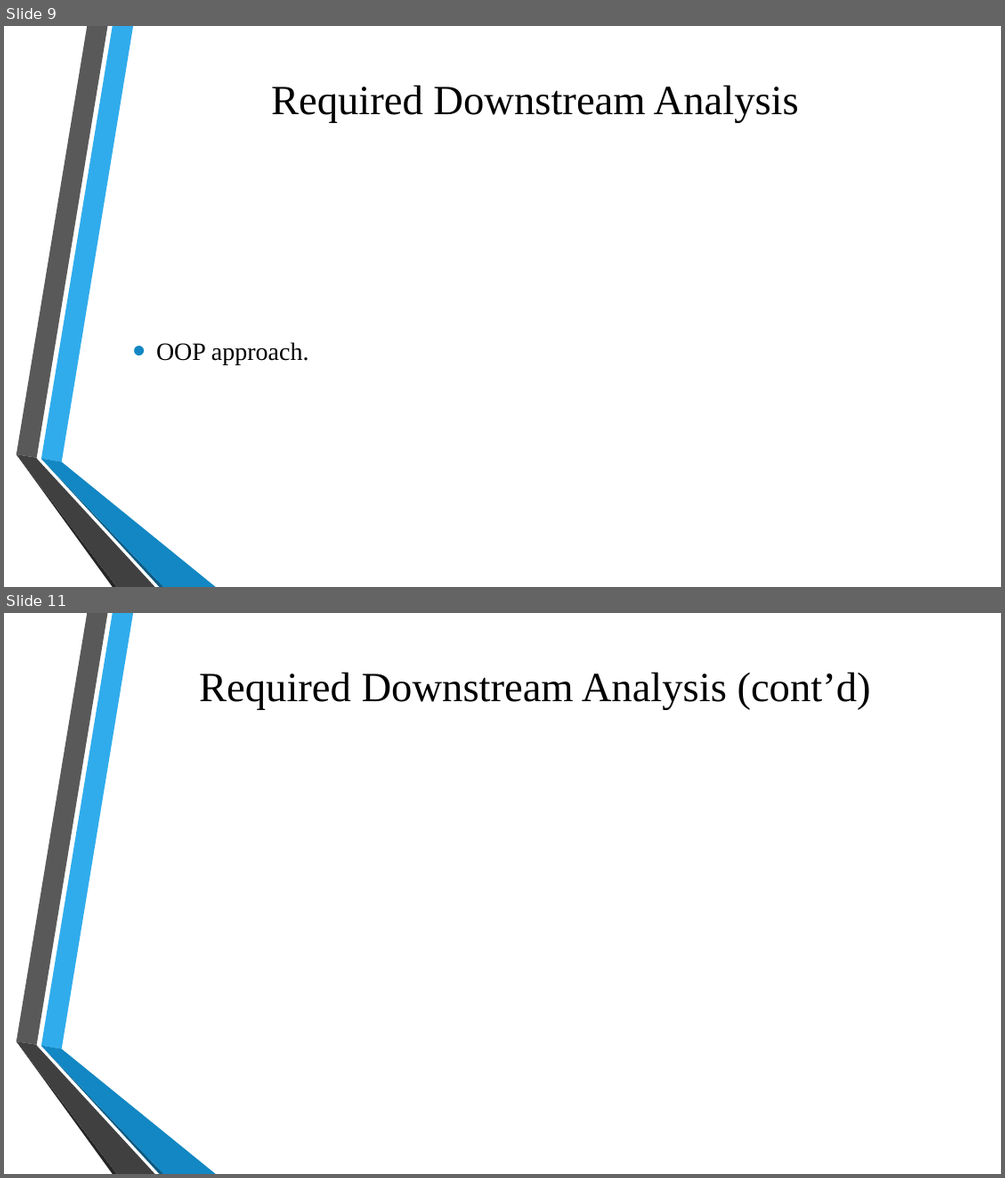
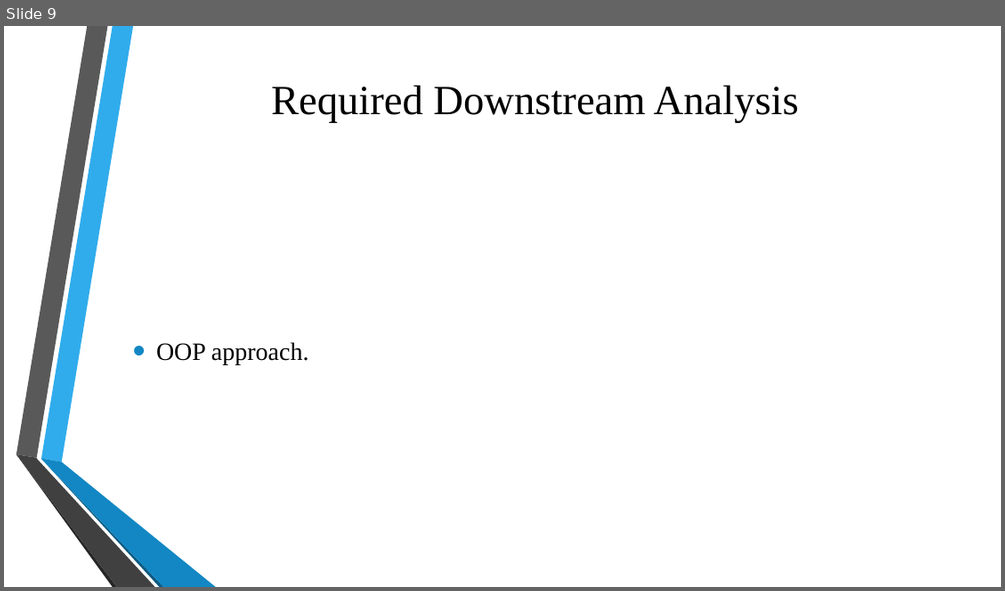
Before and after one commit to myz540/fantasy_analytics, a slide deck: fantasy_analytics_PP.pptx. Shown one above the other, each under a label of ours: slides 9 and 11 before the commit, slide 9 after it; the slides between them are not shown. The pictures are 1005x1178 and 1005x591 pixels, drawn with LibreOffice and Linux fonts; fonts in the diff are those of the drawing; background and template pictures are left out. Boxes give left, top, right and bottom in pixels: in the first picture for what was removed or moved away, otherwise in the second. Text is boxed around its words. In the diff, an @@ line names an element or a change of style, - is before the commit and + after.

```diff
--- a/fantasy_analytics_PP.pptx
+++ b/fantasy_analytics_PP.pptx
@@ slide 11 removed at (4, 613, 1001, 1174), background picture (left out); not listed: 6 template elements that a slide beside it also shows @@
@@ title removed at (199, 672, 871, 710) @@
-Required Downstream Analysis (cont’d)
```
Also in this commit, not shown: 3 other slides removed, 2 other files.
